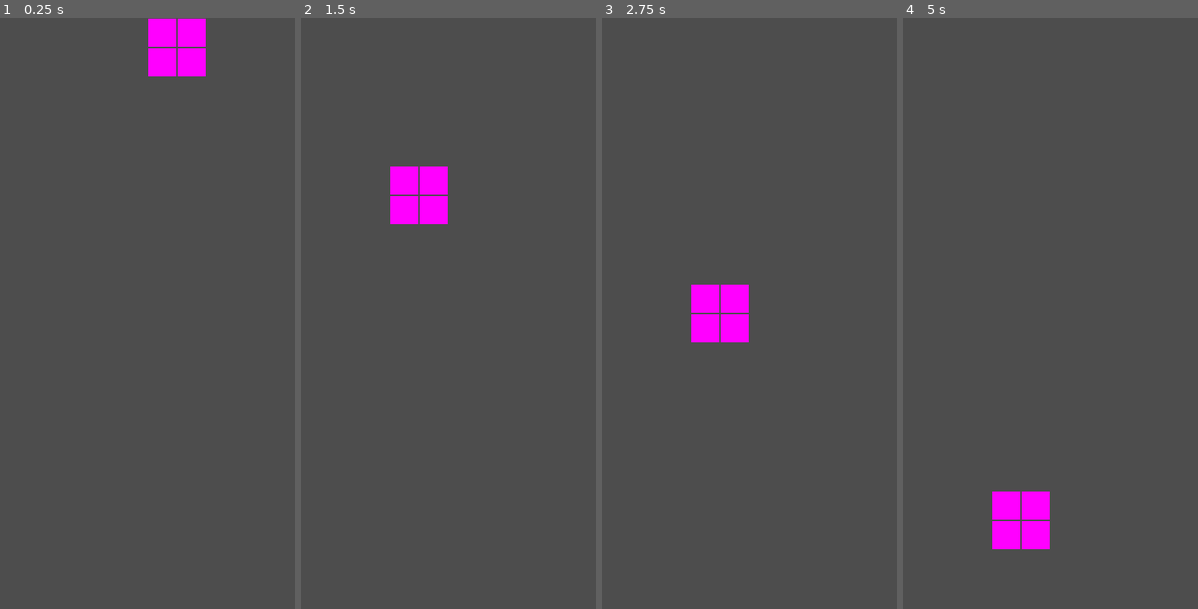
Above: before the commit, frames 1-4 (left to right).
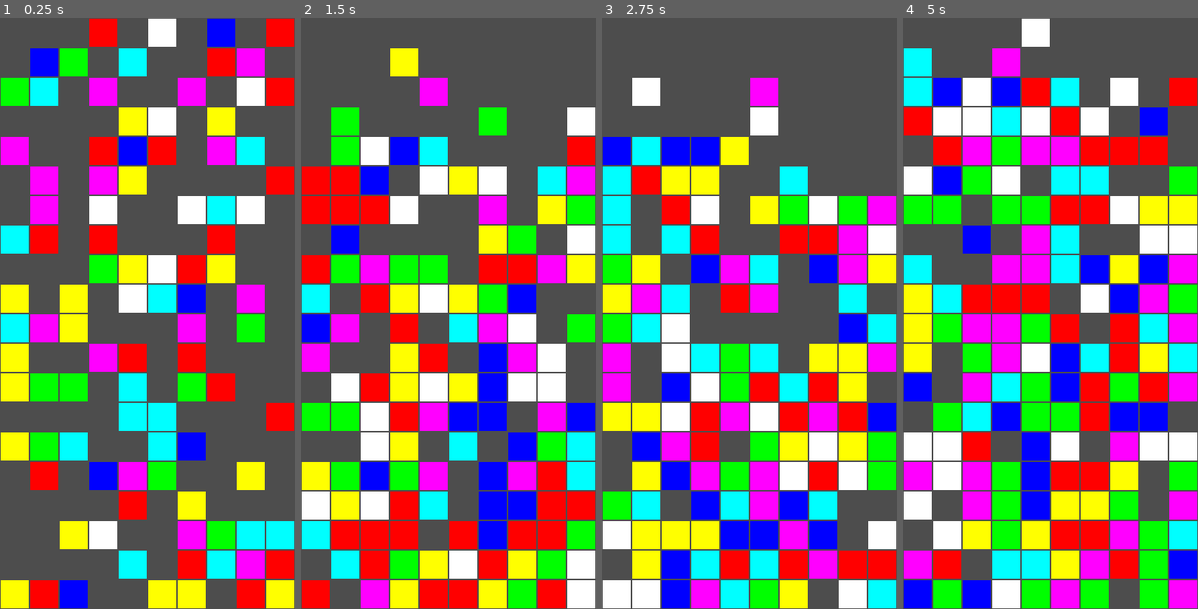
Above: after the commit, the same moments.

Repository: kasworld/gd4tetris
Game: Godot game, scene res://main.tscn
The game is run twice, just before and just after one commit, with the same random seed, the same clock (stepped at 60 frames per second) and the same inputs.
Inputs:
- Up to frame 1 (0.25 s): no input
- Up to frame 2 (1.5 s): no input
- Up to frame 3 (2.75 s): no input
- Up to frame 4 (5 s): no input

The runs differ from the first frame. In frame 1, 45% of the frame differs, in the area x 0-100%, y 0-100%; in frame 2, 58%; in frame 3, 57%; in frame 4, 69%.

Commit message:
remove full line

Diff:
--- a/main.gd
+++ b/main.gd
@@ -80,6 +80,49 @@
 				return false
 		return true
 
+	func scan_fulllines():
+		var fulllines = []
+		for y in BoardH:
+			var is_full=true
+			for x in BoardW:
+				if empty_at(x,y):
+					is_full= false
+					break
+			if is_full:
+				fulllines.append(y)
+		return fulllines
+
+	func remove_fulllines(fulllines):
+		fulllines.sort()
+		fulllines.reverse()
+		for y in fulllines:
+			remove_line(y)
+			scrolldown_to_line(y)
+
+	func remove_line(y):
+		for x in BoardW:
+			if board[x][y] != null:
+				scene.remove_child(board[x][y])
+				free_unit.push_back(board[x][y])
+				board[x][y] = null
+
+	func scrolldown_to_line(y):
+		if y <= 0:
+			print("invalid y %d",y)
+			return
+		for yl in range( y,0,-1):
+			for x in BoardW:
+				swap(x,yl-1,x,yl)
+
+	func swap(x1,y1,x2,y2):
+		var o1 = board[x1][y1]
+		var o2 = board[x2][y2]
+		board[x1][y1] = o2
+		board[x2][y2] = o1
+		if o1 != null:
+			o1.position = Vector2(x2*Board2ScreenW, y2*Board2ScreenH)
+		if o2 != null:
+			o2.position = Vector2(x1*Board2ScreenW, y1*Board2ScreenH)
 
 	func is_in(x,y)->bool:
 		return x>=0 && x< BoardW && y>=0 && y<BoardH
@@ -212,16 +255,21 @@
 
 func _ready() -> void:
 	randomize()
-	TetMino = Tetromino.new(self,TetBoard,TetBoard.BoardW/2-1,0,Tetromino.rand_type(),0)
-#	for i in range(30):
-#		TetBoard.add_unit_to_board(
-#			TetBoard.rand_x(),TetBoard.rand_y(),
-#			Tetromino.TetColor[ Tetromino.rand_type()]
-#			)
+#	TetMino = Tetromino.new(self,TetBoard,TetBoard.BoardW/2-1,0,Tetromino.rand_type(),0)
 
 # Called every frame. 'delta' is the elapsed time since the previous frame.
 func _process(delta: float) -> void:
+	fill_random()
+	var fulllines = TetBoard.scan_fulllines()
+	TetBoard.remove_fulllines(fulllines)
 	pass
+
+func fill_random():
+	for i in range(10):
+		TetBoard.add_unit_to_board(
+			TetBoard.rand_x(),TetBoard.rand_y(),
+			Tetromino.TetColor[ Tetromino.rand_type()]
+			)
 
 
 func force_down():
--- a/main.tscn
+++ b/main.tscn
@@ -7,11 +7,9 @@
 
 [node name="ForceDownTimer" type="Timer" parent="."]
 wait_time = 0.295
-autostart = true
 
 [node name="ActTimer" type="Timer" parent="."]
 wait_time = 0.118
-autostart = true
 
 [connection signal="timeout" from="ForceDownTimer" to="." method="_on_force_down_timer_timeout"]
 [connection signal="timeout" from="ActTimer" to="." method="_on_act_timer_timeout"]
